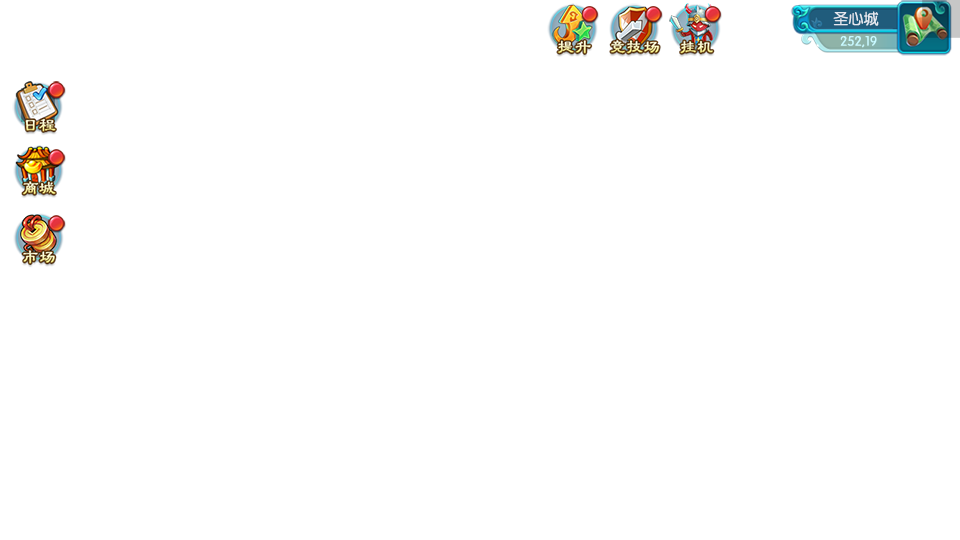
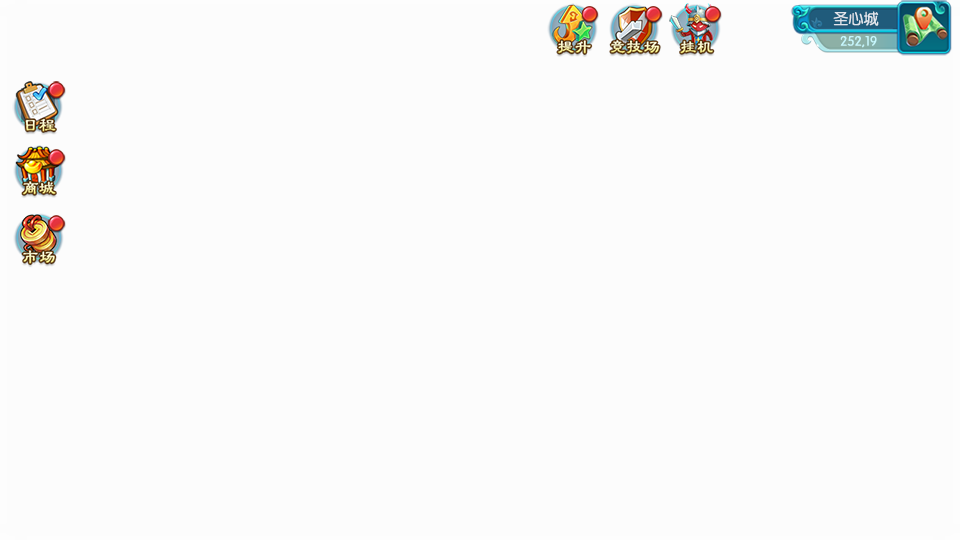
Layer changes from the first 960px x 540px image to the second:
added group "RedPointImage" (1st of 6, in "BaseFunctionIconArea|@prefab" › "ButtonPanel2" › "button|DailyButton") with 1 layers in group "button|DailyButton" over [48, 81, 65, 98]
renamed "RedPointImage" to "MainUIRedPoint", moved it into group "RedPointImage" over [48, 81, 65, 98]
added group "RedPointImage" (2nd of 6, in "BaseFunctionIconArea|@prefab" › "ButtonPanel2" › "button|MarketIconButton") with 1 layers in group "button|MarketIconButton" over [48, 215, 65, 231]
renamed "RedPointImage 副本" to "MainUIRedPoint", moved it into group "RedPointImage" over [48, 215, 65, 231]
added group "RedPointImage" (3rd of 6, in "BaseFunctionIconArea|@prefab" › "ButtonPanel2" › "button|ShopIconButton") with 1 layers in group "button|ShopIconButton" over [49, 149, 65, 165]
renamed "RedPointImage 副本 2" to "MainUIRedPoint", moved it into group "RedPointImage" over [49, 149, 65, 165]
added group "RedPointImage" (4th of 6, in "BaseFunctionIconArea|@prefab" › "ButtonPanel3" › "Button|ArenaButton") with 1 layers in group "Button|ArenaButton" over [645, 6, 662, 22]
renamed "RedPointImage 副本 5" to "MainUIRedPoint", moved it into group "RedPointImage" over [645, 6, 662, 22]
added group "RedPointImage" (5th of 6, in "BaseFunctionIconArea|@prefab" › "ButtonPanel3" › "Button|HandupButton") with 1 layers in group "Button|HandupButton" over [705, 6, 721, 22]
renamed "RedPointImage 副本 4" to "MainUIRedPoint", moved it into group "RedPointImage" over [705, 6, 721, 22]
added group "RedPointImage" (6th of 6, in "BaseFunctionIconArea|@prefab" › "ButtonPanel3" › "Button|UpgradeButton") with 1 layers in group "Button|UpgradeButton" over [582, 6, 598, 22]
removed group "ButtonPanel5" (1 layers) from group "BaseFunctionIconArea|@prefab" over [922, 0, 960, 38]
"placeholder": opacity 22% → 1%, moved it into group "BaseFunctionIconArea|@prefab", painted on it over [0, 0, 960, 540]
…and 1 more changes (1 renamed, 1 stack)
